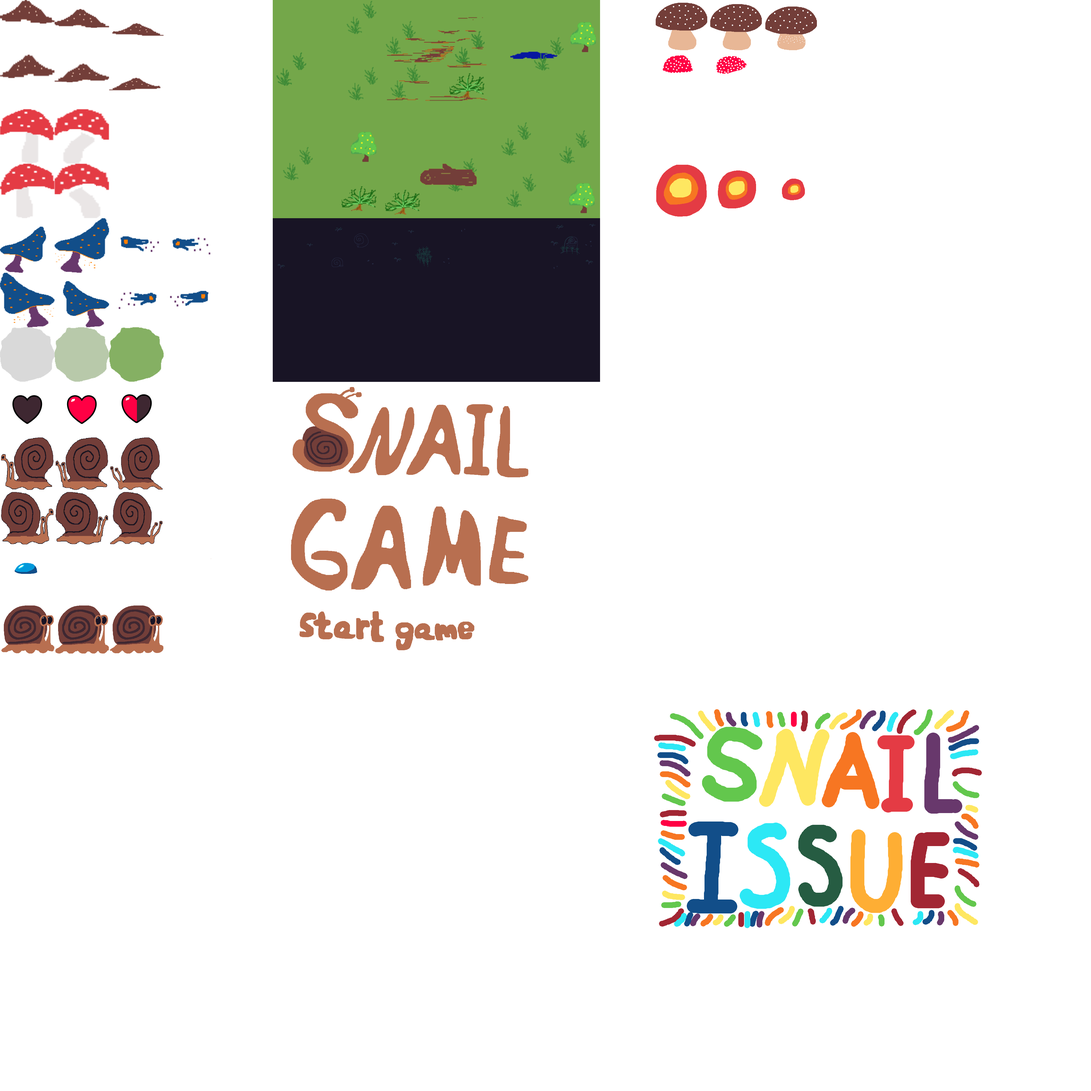
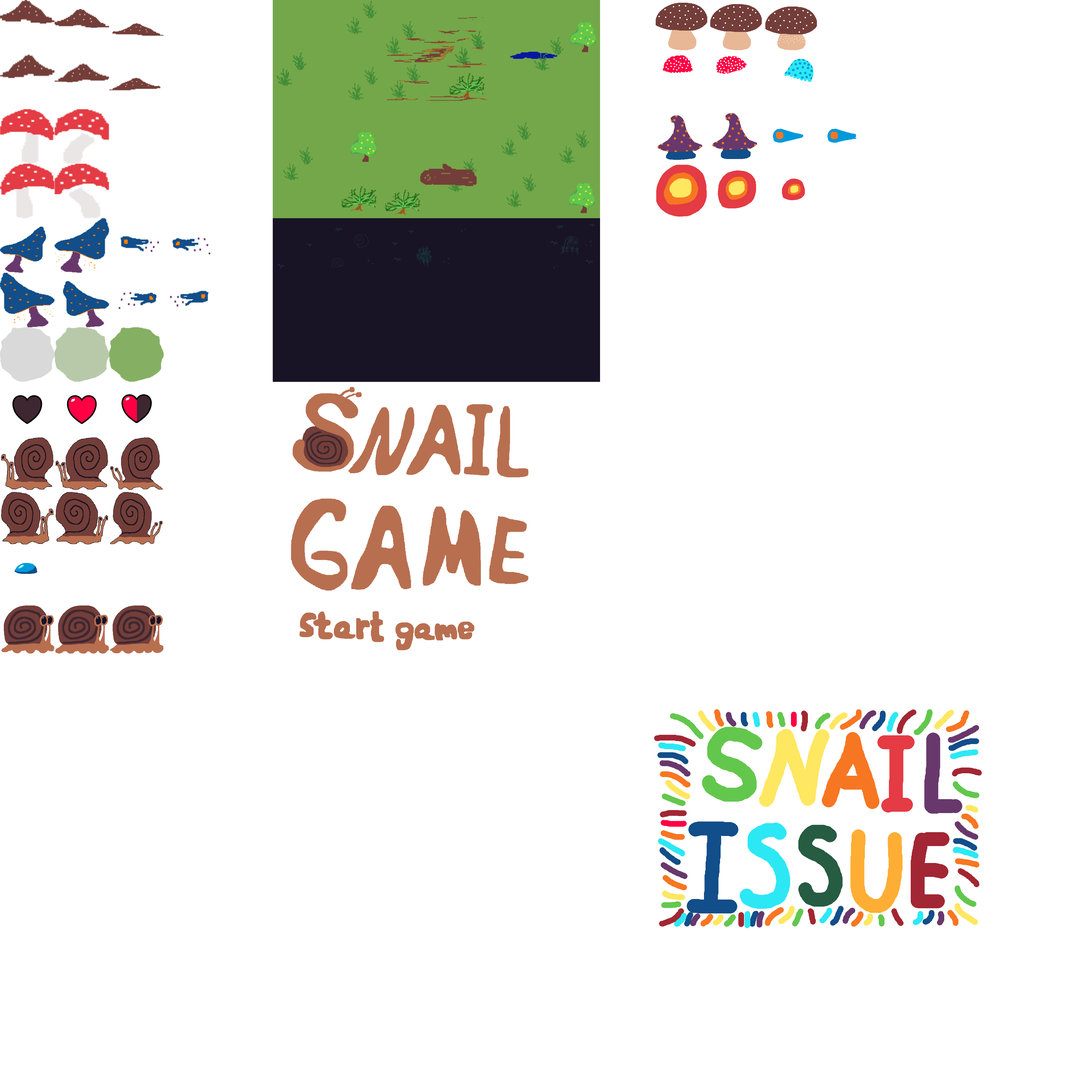
Two versions of the same layered image (1091×1091). Layer-by-layer changes:
painted on "Sprite_Sheet.png" over (x1=657, y1=58, x2=857, y2=160)
